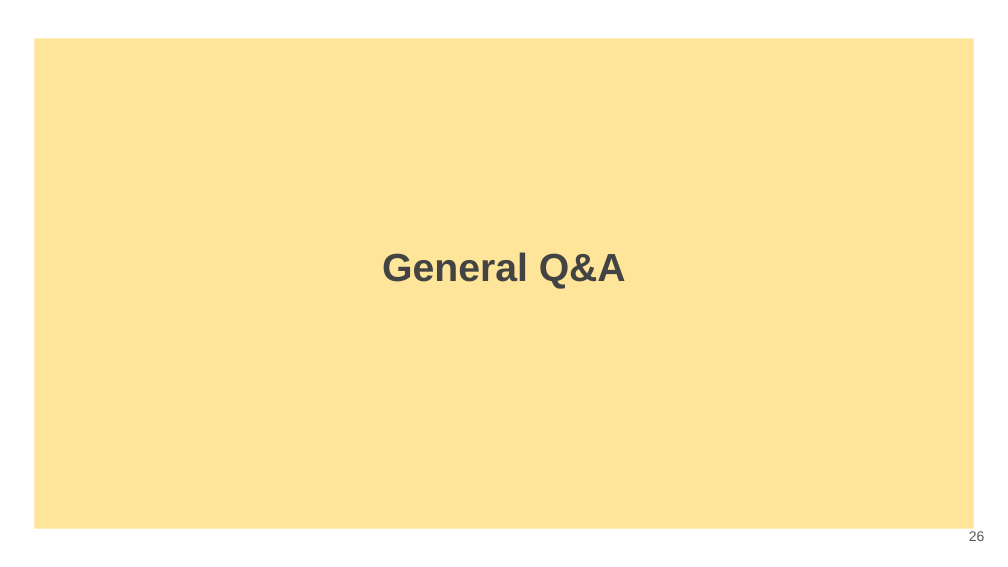
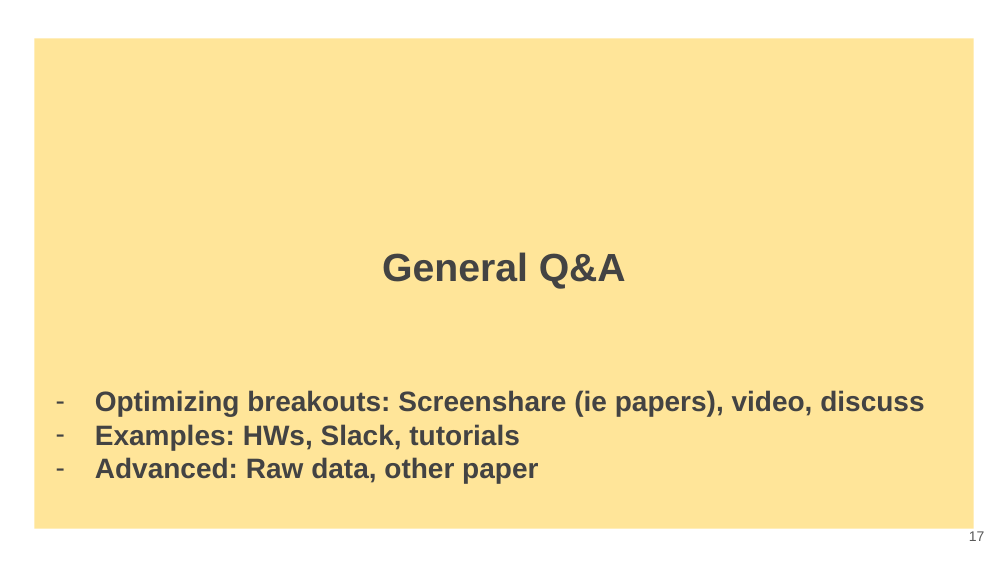
Before and after one commit to SuLab/Applied-Bioinformatics, a slide deck: slide 17 of Lectures/C10.a_Capstone-a.pptx (slide 26 before the commit). Drawn at 1008x567 pixels with LibreOffice and Linux fonts; fonts in the diff are those of the drawing. Boxes give left, top, right and bottom in pixels: in the first picture for what was removed or moved away, otherwise in the second. Text is boxed around its words. In the diff, an @@ line names an element or a change of style, - is before the commit and + after.

```diff
--- a/Lectures/C10.a_Capstone-a.pptx
+++ b/Lectures/C10.a_Capstone-a.pptx
@@ title at bbox=[95, 390, 924, 484]: paragraphs added @@
+– Optimizing breakouts: Screenshare (ie papers), video, discuss
+– Examples: HWs, Slack, tutorials
+– Advanced: Raw data, other paper
@@ page number at bbox=[969, 531, 985, 541]: text changed @@
-26
+17
```
